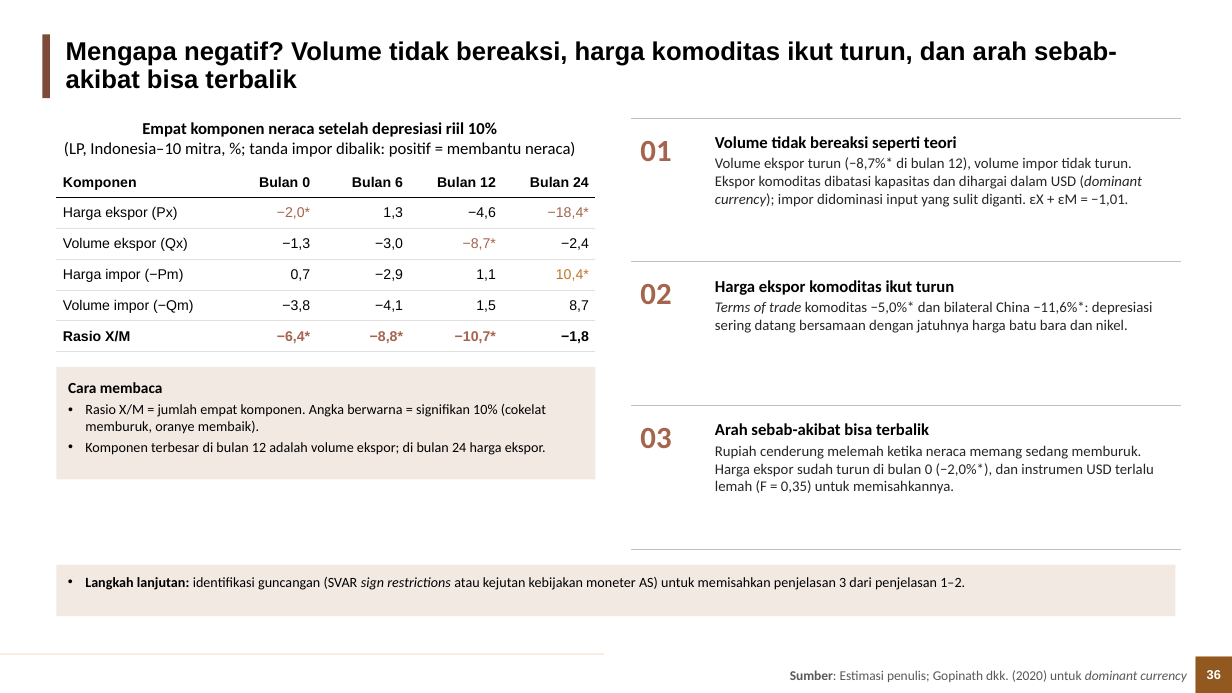
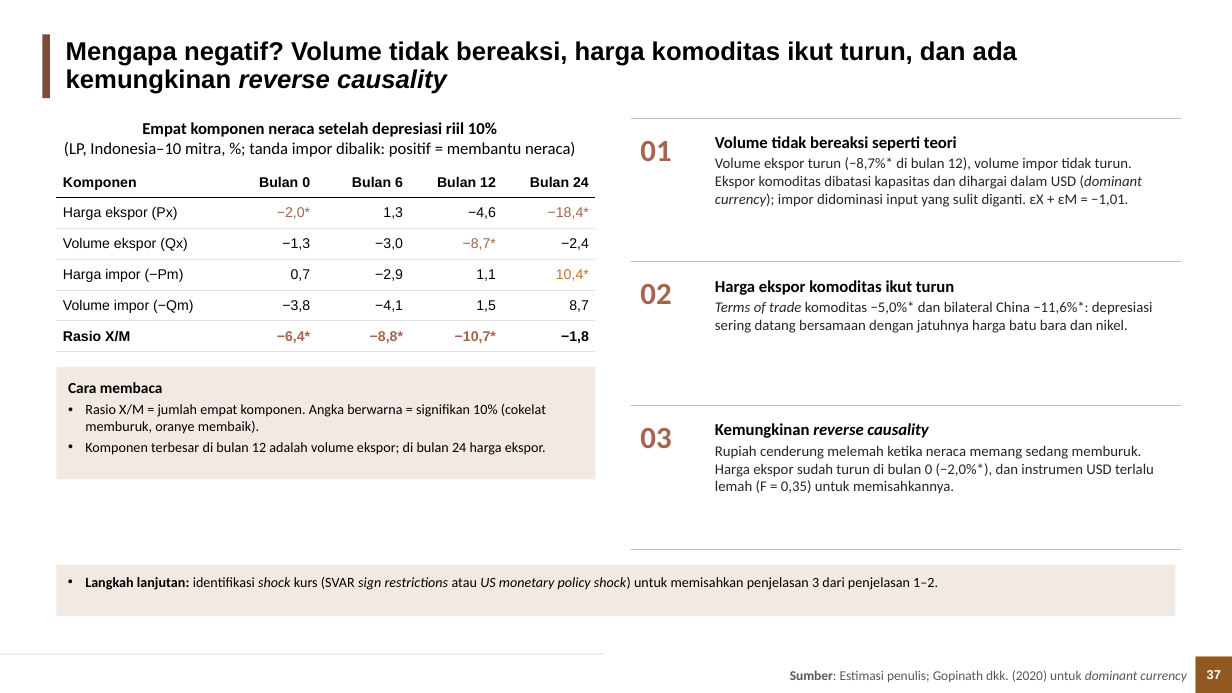
Before and after one commit to muhamadhaikal128/Pengaruh-Depresiasi-Rupiah-Terhadap-Trade-Balance, a slide deck: slide 37 of Haikal/output/3_ppt/Depresiasi_Rupiah_Trade_Balance.pptx (slide 36 before the commit). Drawn at 1232x693 pixels with LibreOffice and Linux fonts; fonts in the diff are those of the drawing; background and template pictures are left out. Boxes give left, top, right and bottom in pixels: in the first picture for what was removed or moved away, otherwise in the second. Text is boxed around its words. In the diff, an @@ line names an element or a change of style, - is before the commit and + after.

```diff
--- a/Haikal/output/3_ppt/Depresiasi_Rupiah_Trade_Balance.pptx
+++ b/Haikal/output/3_ppt/Depresiasi_Rupiah_Trade_Balance.pptx
@@ title at [66,41,1017,94]: text changed @@
-Mengapa negatif? Volume tidak bereaksi, harga komoditas ikut turun, dan arah sebab-akibat bisa terbalik
+Mengapa negatif? Volume tidak bereaksi, harga komoditas ikut turun, dan ada kemungkinan reverse causality
@@ text at [715,423,928,438]: text changed; italic on @@
-Arah sebab-akibat bisa terbalik
+Kemungkinan reverse causality
@@ text in rectangle at [85,577,938,590]: text changed @@
-• Langkah lanjutan: identifikasi guncangan (SVAR sign restrictions atau kejutan kebijakan moneter AS) untuk memisahkan penjelasan 3 dari penjelasan 1–2.
+• Langkah lanjutan: identifikasi shock kurs (SVAR sign restrictions atau US monetary policy shock) untuk memisahkan penjelasan 3 dari penjelasan 1–2.
@@ page number at [1207,670,1221,679]: text changed @@
-36
+37
```
Also in this commit, not shown: 36 other slides changed, 2 slides added, 6 other files.
